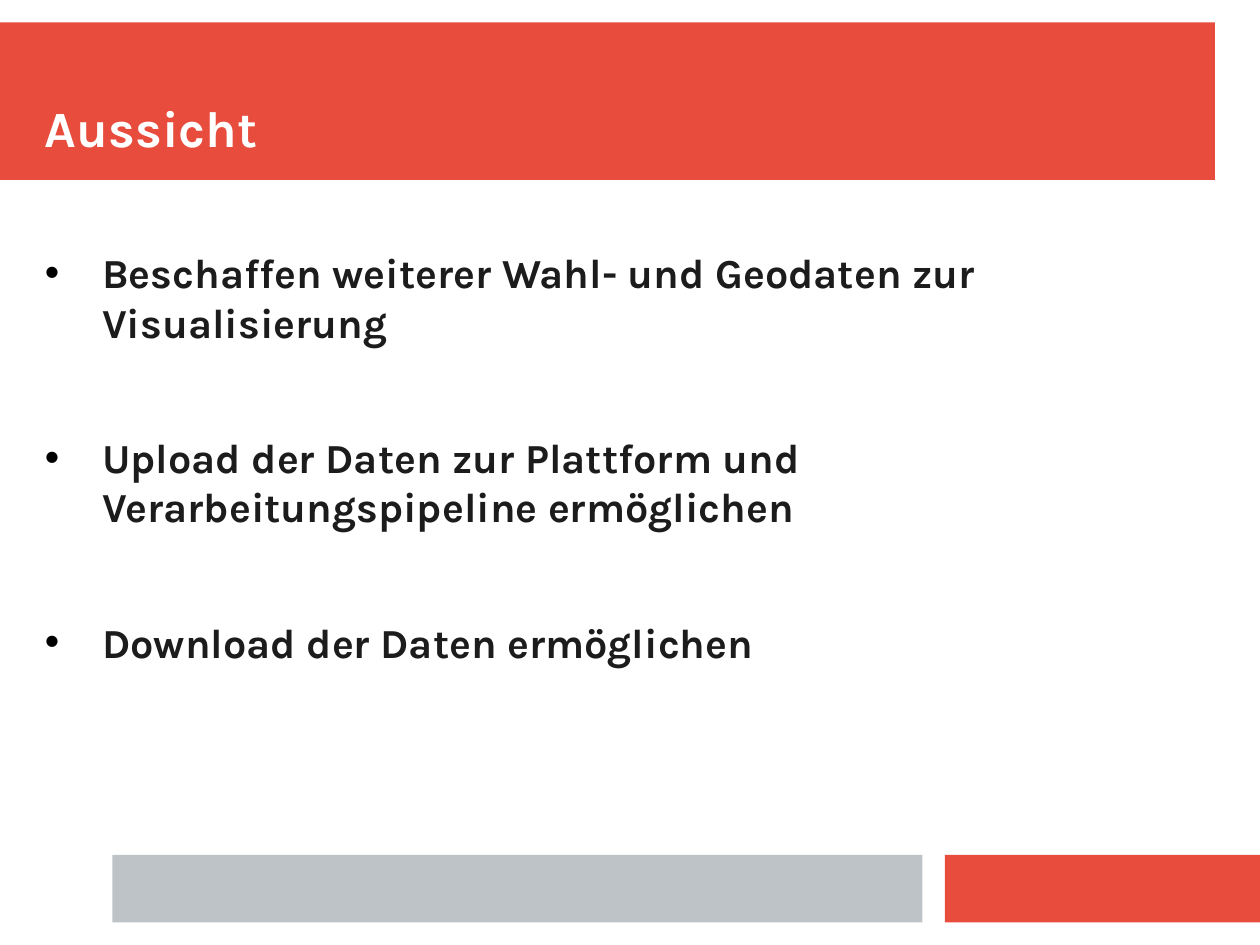
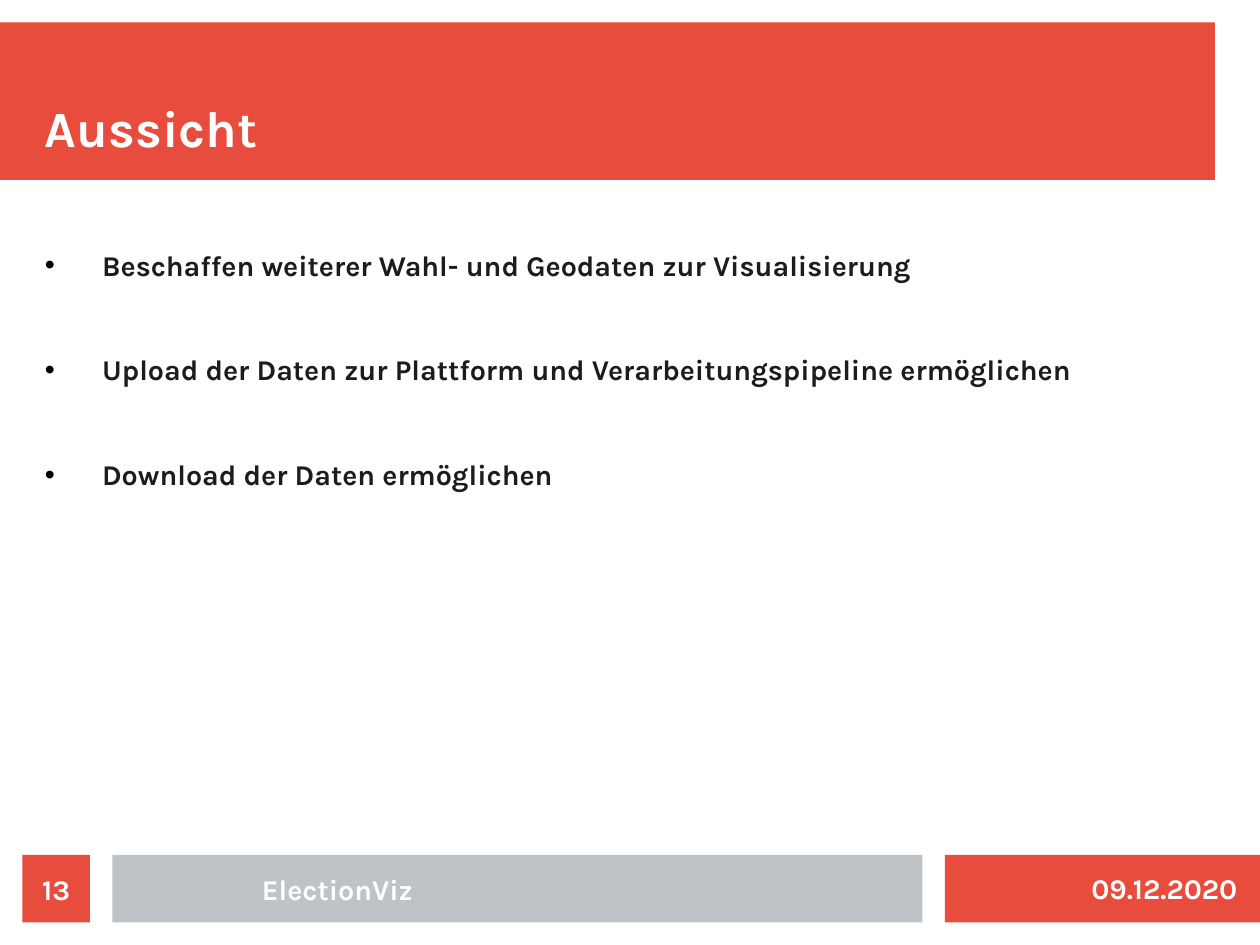
Before and after one commit to fziegner/election-visualization, a slide deck: slide 13 of slides_wcm_abschlusspraesentation.odp. Drawn at 1260x945 pixels with LibreOffice and Linux fonts; fonts in the diff are those of the drawing. Boxes give left, top, right and bottom in pixels: in the first picture for what was removed or moved away, otherwise in the second. Text is boxed around its words. In the diff, an @@ line names an element or a change of style, - is before the commit and + after.

```diff
--- a/slides_wcm_abschlusspraesentation.odp
+++ b/slides_wcm_abschlusspraesentation.odp
@@ text "Beschaffen weiterer Wahl- und Geodaten ..." at box(102, 255, 1070, 492): size 26 to 18 pt @@
@@ page number added at box(23, 855, 90, 923), fill #E74C3C, 18 pt, text #FFFFFF, bold @@
+13
@@ text added at box(262, 880, 413, 900), 18 pt, text #FFFFFF, bold @@
+ElectionViz
@@ text added at box(1091, 880, 1237, 900), 18 pt, text #FFFFFF, bold @@
+09.12.2020
```
Also in this commit, not shown: 8 other slides changed.
